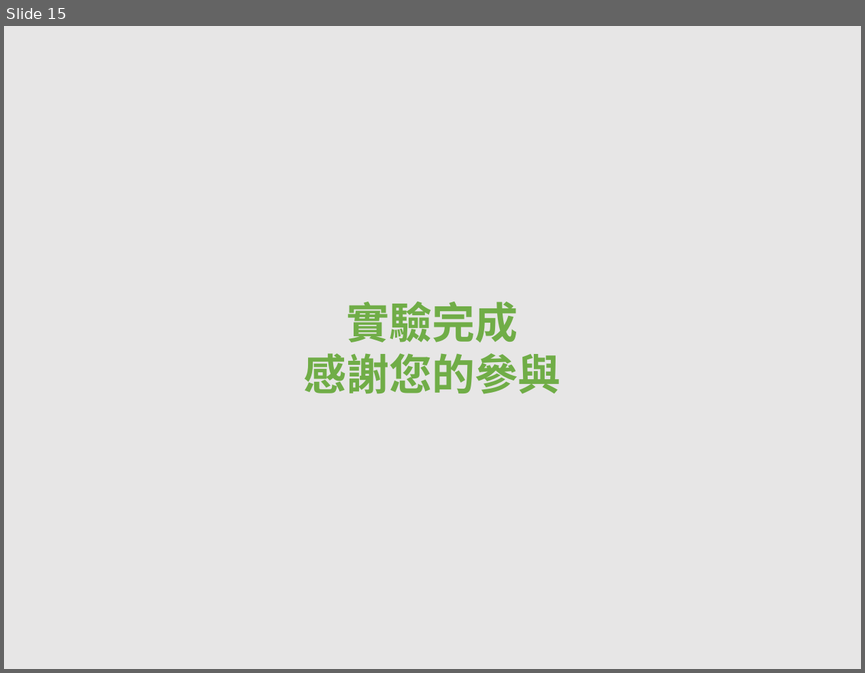
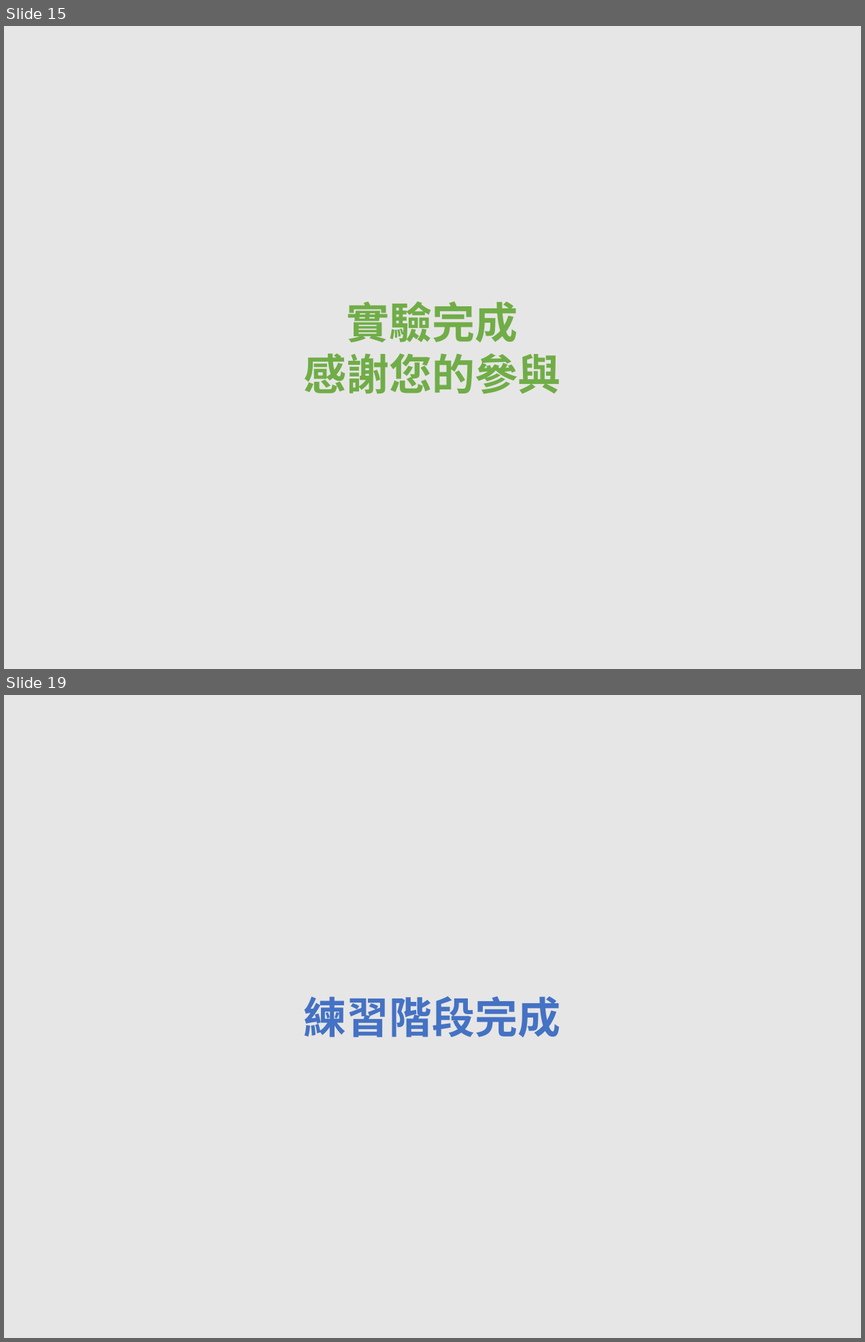
Before and after one commit to EJ-Chang/OSD-Study, a slide deck: WheelOSDtest/StimulusPNG.pptx. Shown one above the other, each under a label of ours: slide 15 before the commit, slides 15 and 19 after it; the slides between them are not shown. The pictures are 865x673 and 865x1342 pixels, drawn with LibreOffice and Linux fonts; fonts in the diff are those of the drawing. Boxes give left, top, right and bottom in pixels: in the first picture for what was removed or moved away, otherwise in the second. Text is boxed around its words. In the diff, an @@ line names an element or a change of style, - is before the commit and + after.

```diff
--- a/WheelOSDtest/StimulusPNG.pptx
+++ b/WheelOSDtest/StimulusPNG.pptx
@@ slide 19 added at (4, 695, 861, 1338), background #E7E6E6 @@
@@ text added at (304, 996, 561, 1037), 36 pt, text #4472C4, bold @@
+練習階段完成
```
Also in this commit, not shown: 3 other slides added, 5 other files.
